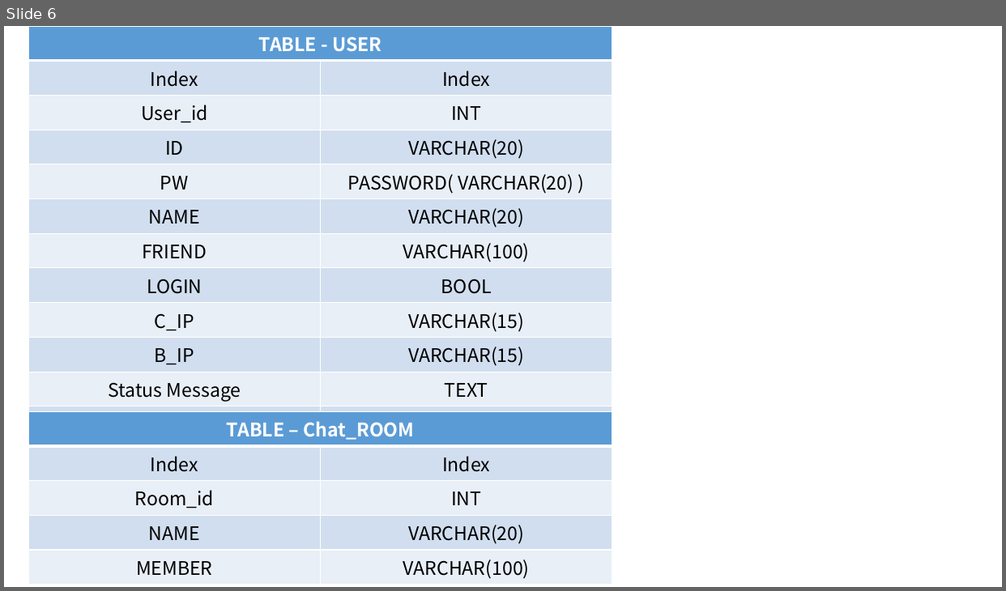
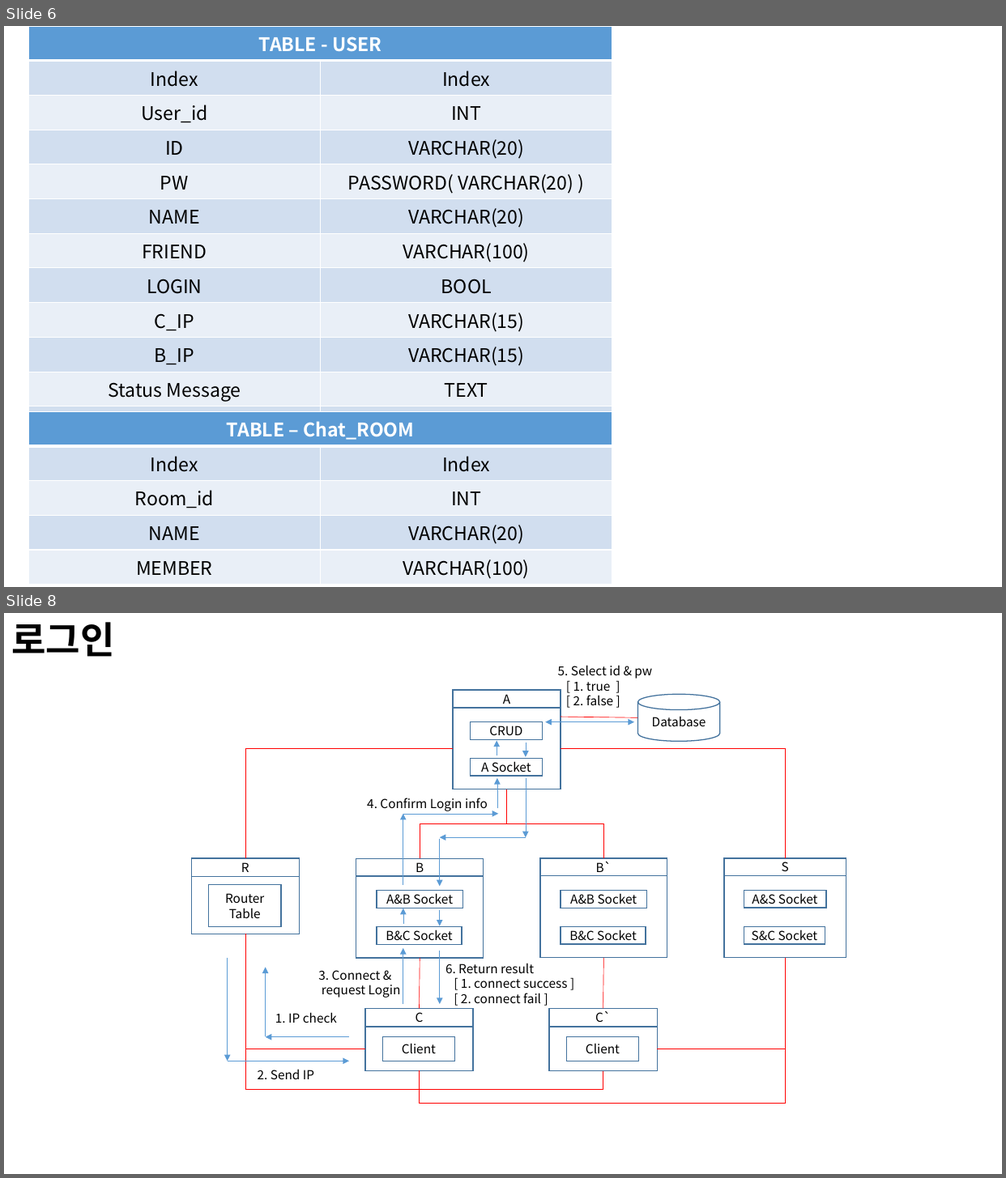
Before and after one commit to YooSeongHyun/Telcoware, a slide deck: flow.pptx. Shown one above the other, each under a label of ours: slide 6 before the commit, slides 6 and 8 after it; the slides between them are not shown. The pictures are 1006x591 and 1006x1178 pixels, drawn with LibreOffice and Linux fonts; fonts in the diff are those of the drawing. Boxes give left, top, right and bottom in pixels: in the first picture for what was removed or moved away, otherwise in the second. Text is boxed around its words. In the diff, an @@ line names an element or a change of style, - is before the commit and + after.

```diff
--- a/flow.pptx
+++ b/flow.pptx
@@ slide 8 added at [4,613,1002,1174], background #FFFFFF @@
@@ text added at [11,622,115,657], 36 pt, text #000000, bold @@
+로그인
@@ group added at [191,665,846,1103]: 25 rectangles, 16 arrows, 8 elbow lines, 6 texts, 3 lines, 1 cylinder, 1 double arrow @@
+A
+CRUD
+A Socket
+R
+Router
+Table
+S
+A&S Socket
+S&C Socket
+B
+A&B Socket
+B&C Socket
+C`
+Client
+B`
+A&B Socket
+B&C Socket
+C
+Client
+Database
+1. IP check
+2. Send IP
+3. Connect &
+request Login
+4. Confirm Login info
+5. Select id & pw
+[ 1. true ]
+[ 2. false ]
+6. Return result
+[ 1. connect success ]
+[ 2. connect fail ]
```
Also in this commit, not shown: 3 slides changed, 3 other slides added, 8 other files.
